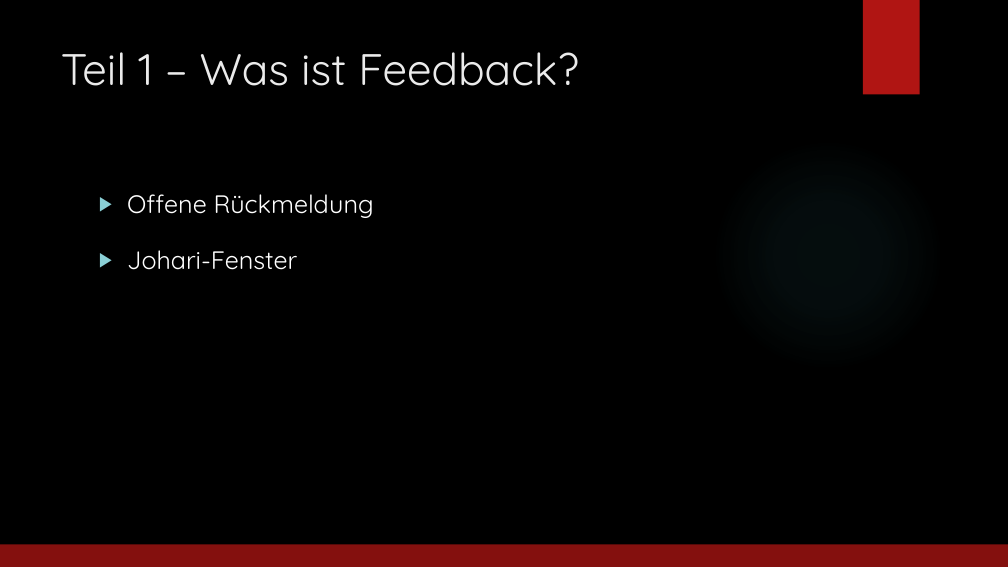
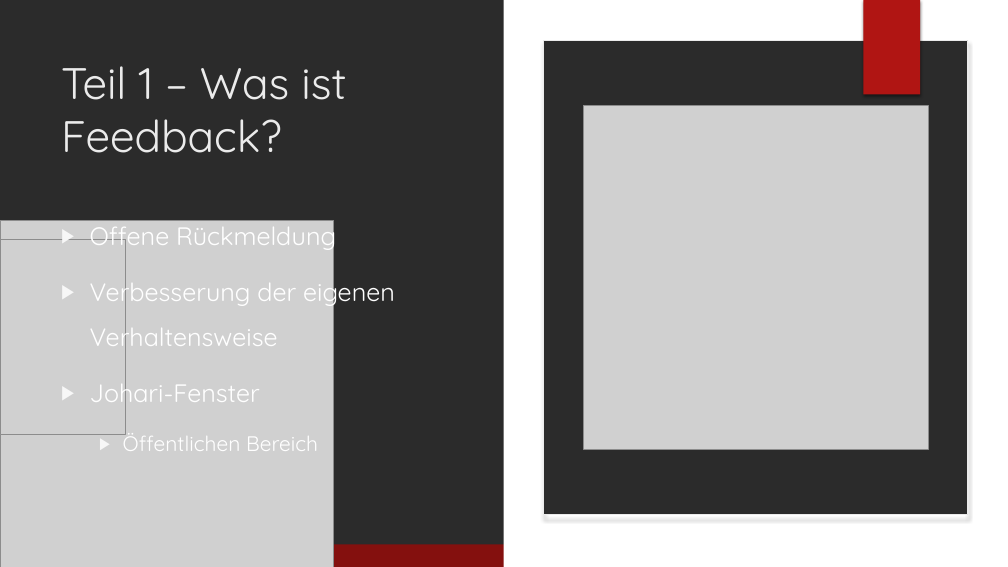
Before and after one commit to jfuerlinger/htl-da-2021_22-feedback-app, a slide deck: slide 5 of Praesentation/Praesentation_Diplomarbeit_FeedbackApp.pptx. Drawn at 1008x567 pixels with LibreOffice and Linux fonts; fonts in the diff are those of the drawing; grey boxes stand for pictures; background and template pictures are left out; a plain dark background stands for a picture behind light text. Boxes give left, top, right and bottom in pixels: in the first picture for what was removed or moved away, otherwise in the second. Text is boxed around its words. In the diff, an @@ line names an element or a change of style, - is before the commit and + after.

```diff
--- a/Praesentation/Praesentation_Diplomarbeit_FeedbackApp.pptx
+++ b/Praesentation/Praesentation_Diplomarbeit_FeedbackApp.pptx
@@ rectangle added at box(504, 0, 1008, 567), fill #FFFFFF @@
@@ picture added at box(662, 0, 794, 95) @@
@@ rectangle removed at box(863, 0, 920, 95) @@
@@ rectangle added at box(863, 0, 920, 95), fill #B01513 @@
@@ rectangle added at box(864, 0, 920, 95), fill #B01513 @@
@@ title "Teil 1 – Was ist ..." rewrapped from box(61, 52, 579, 86) to box(61, 66, 346, 153) @@
@@ rounded rectangle added at box(544, 40, 968, 515), fill #FFFFFF, outline #EBEBEB 1 pt @@
@@ picture added at box(584, 105, 928, 449) @@
@@ ellipse removed at box(712, 138, 944, 371) @@
@@ text "Offene Rückmeldung": place and size @@
-text "Offene Rückmeldung" at box(127, 194, 374, 270)
+text "Offene Rückmeldung" at box(90, 219, 395, 451)
@@ picture added at box(0, 221, 333, 567) @@
@@ picture added at box(0, 239, 126, 435) @@
@@ text at box(90, 219, 336, 409): bullet colour #8AD0D6 to #F7F7F7 @@
@@ text at box(90, 275, 395, 353): paragraph added @@
+▶ Verbesserung der eigenen Verhaltensweise
@@ text at box(123, 430, 318, 451): paragraph added @@
+  ▶ Öffentlichen Bereich
@@ picture added at box(712, 504, 794, 567) @@
```
Also in this commit, not shown: 2 other slides changed.
